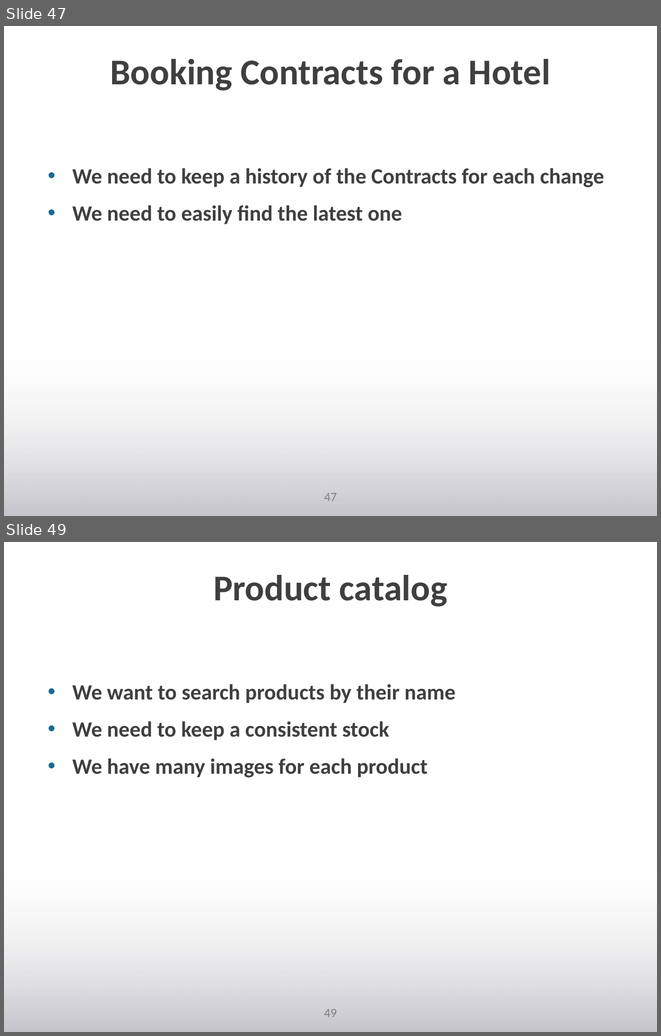
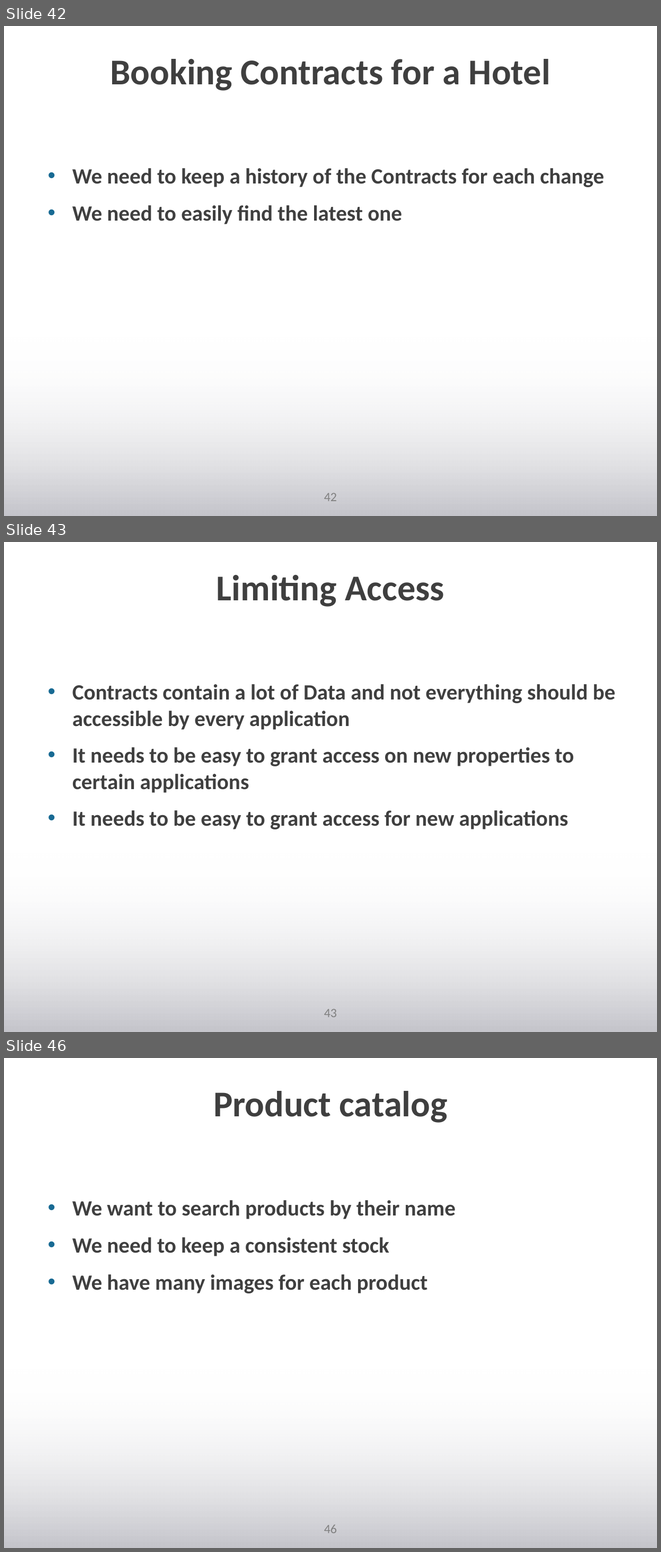
Before and after one commit to subalakr/workshop, a slide deck: server/beginner/presentations/3_data_modeling_with_couchbase.pptx. Shown one above the other, each under a label of ours: slides 47 and 49 before the commit, slides 42, 43 and 46 after it; the slides between them are not shown. The pictures are 661x1036 and 661x1552 pixels, drawn with LibreOffice and Linux fonts; fonts in the diff are those of the drawing; background and template pictures are left out. Boxes give left, top, right and bottom in pixels: in the first picture for what was removed or moved away, otherwise in the second. Text is boxed around its words. In the diff, an @@ line names an element or a change of style, - is before the commit and + after.

```diff
--- a/server/beginner/presentations/3_data_modeling_with_couchbase.pptx
+++ b/server/beginner/presentations/3_data_modeling_with_couchbase.pptx
@@ slide 43 added at (4, 542, 657, 1032), background #FFFFFF; not listed: 2 template elements that a slide beside it also shows @@
@@ title added at (217, 575, 444, 607), 40 pt, text #3F3F3F, bold @@
+Limiting Access
@@ text added at (72, 684, 616, 829), 24 pt, text #3F3F3F, bold @@
+• Contracts contain a lot of Data and not everything should be accessible by every application
+• It needs to be easy to grant access on new properties to certain applications
+• It needs to be easy to grant access for new applications
@@ what was slide 47 is now slide 42 @@
@@ page number at (324, 493, 337, 501): text changed @@
-47
+42
@@ what was slide 49 is now slide 46 @@
@@ page number at (324, 1524, 337, 1533): text changed @@
-49
+46
```
Also in this commit, not shown: 7 slides changed, 1 other slide added, 5 slides removed, 1 other file.
